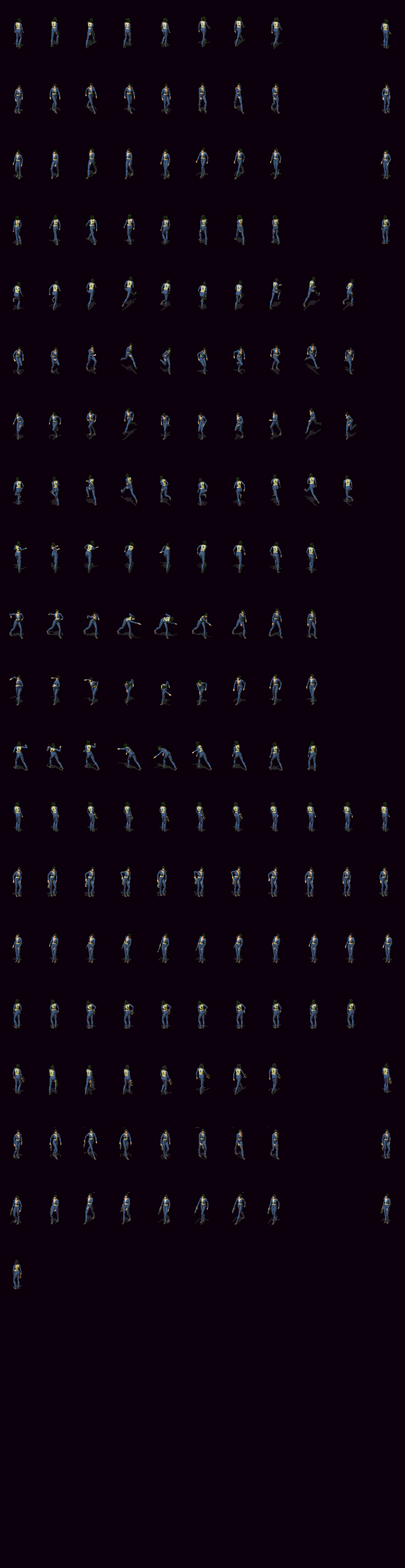
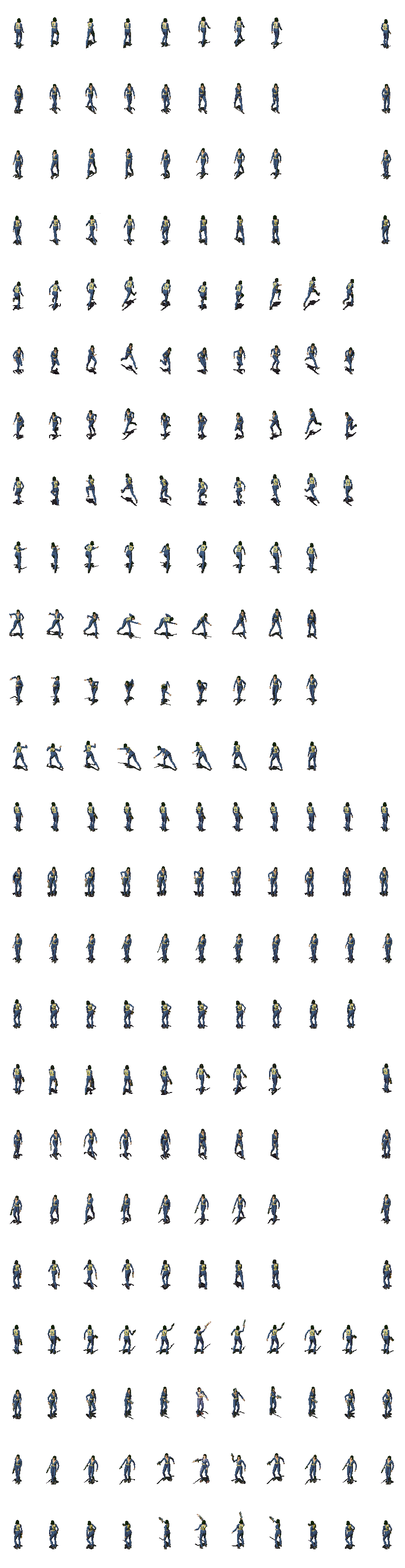
Comparing the layer stacks of the two (405, 1568) images. Changes:
added group "Выстрел (пистолет) ВЛ" with 11 layers in group "Выстрел (пистолет)" over [13, 1511, 393, 1550]
added group "Выстрел (пистолет) НЛ" with 11 layers in group "Выстрел (пистолет)" over [12, 1453, 395, 1485]
added group "Выстрел (пистолет) НП" with 11 layers in group "Выстрел (пистолет)" over [12, 1386, 393, 1420]
added group "Выстрел (пистолет) ВП" with 11 layers in group "Выстрел (пистолет)" over [12, 1319, 395, 1355]
painted on "Слой 185" over [263, 1192, 284, 1225]
painted on "Слой 184" over [228, 1192, 250, 1225]
painted on "Слой 183" over [191, 1192, 212, 1225]
painted on "Слой 182" over [153, 1192, 175, 1225]
painted on "Слой 181" over [115, 1192, 137, 1225]
painted on "Слой 180" over [78, 1192, 100, 1225]
painted on "Слой 179" over [43, 1192, 65, 1225]
painted on "Слой 176" over [264, 1127, 285, 1160]
painted on "Слой 175" over [229, 1127, 251, 1160]
painted on "Слой 174" over [192, 1127, 214, 1160]
painted on "Слой 173" over [155, 1127, 176, 1160]
painted on "Слой 172" over [114, 1127, 136, 1160]
painted on "Слой 171" over [80, 1127, 101, 1160]
painted on "Слой 170" over [45, 1127, 66, 1160]
painted on "Слой 166" over [229, 1063, 251, 1095]
painted on "Слой 165" over [192, 1063, 214, 1095]
painted on "Слой 164" over [155, 1063, 177, 1095]
painted on "Слой 163" over [117, 1063, 139, 1095]
painted on "Слой 161" over [42, 1063, 64, 1095]
hid "Слой 0" over [0, 0, 405, 1568]
…and 54 more changes (52 added, 2 painted)
